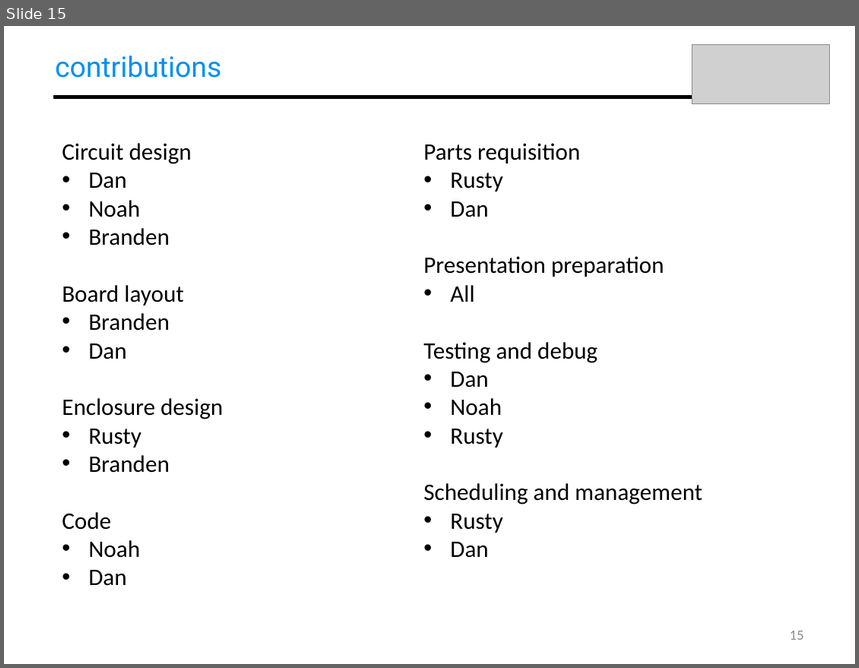
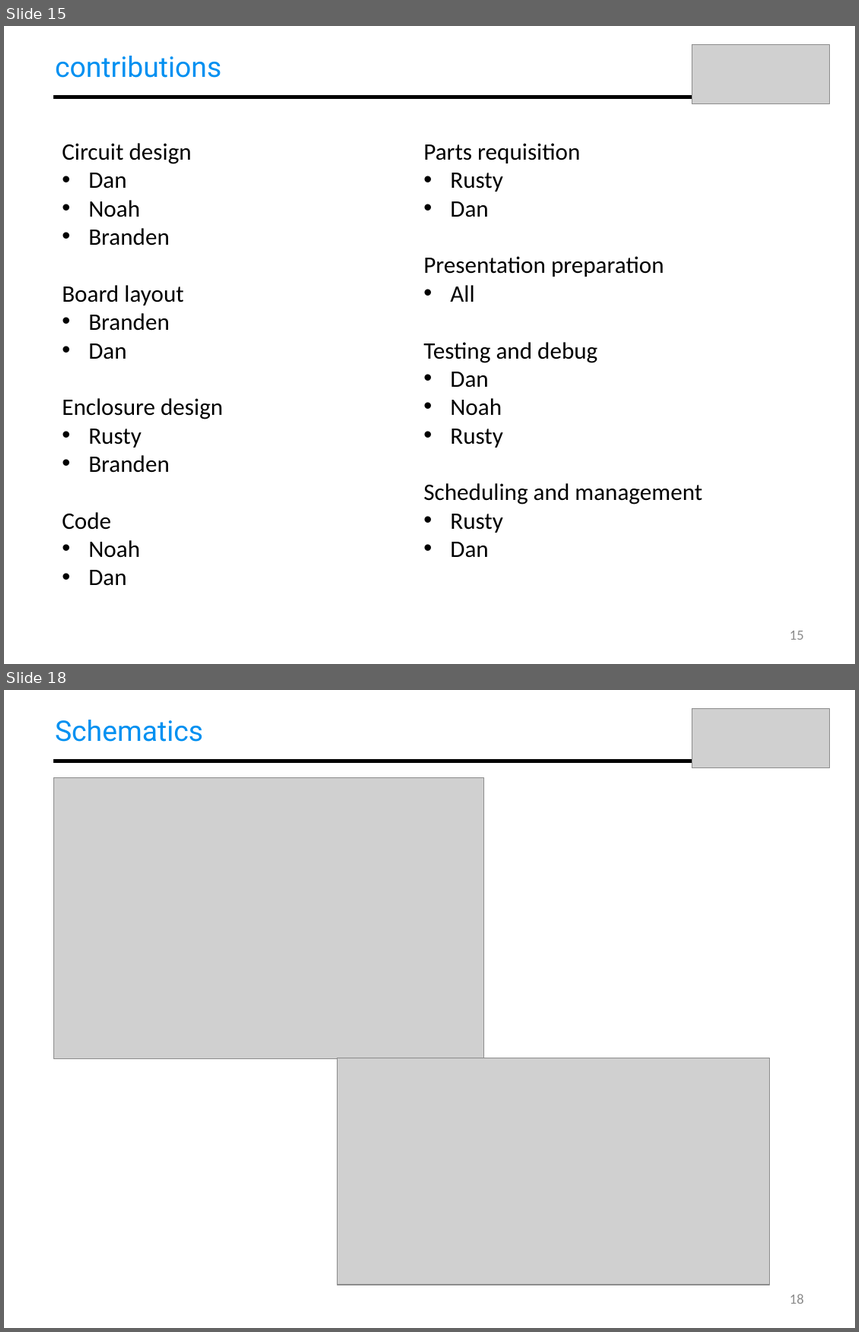
Before and after one commit to dfrister/Practicum2014, a slide deck: Presentation/T04_Presentation.pptx. Shown one above the other, each under a label of ours: slide 15 before the commit, slides 15 and 18 after it; the slides between them are not shown. The pictures are 859x668 and 859x1332 pixels, drawn with LibreOffice and Linux fonts; fonts in the diff are those of the drawing; grey boxes stand for pictures. Boxes give left, top, right and bottom in pixels: in the first picture for what was removed or moved away, otherwise in the second. Text is boxed around its words. In the diff, an @@ line names an element or a change of style, - is before the commit and + after.

```diff
--- a/Presentation/T04_Presentation.pptx
+++ b/Presentation/T04_Presentation.pptx
@@ slide 18 added at (x1=4, y1=690, x2=855, y2=1328), background #FFFFFF @@
@@ picture added at (x1=692, y1=709, x2=829, y2=768) @@
@@ text added at (x1=55, y1=720, x2=203, y2=742), 24 pt, text #0090F1 @@
+Schematics
@@ line added from (692, 761) to (53, 761), #000000 3 pt @@
@@ picture added at (x1=53, y1=777, x2=484, y2=1059) @@
@@ picture added at (x1=338, y1=1058, x2=770, y2=1285) @@
@@ page number added at (x1=790, y1=1294, x2=804, y2=1304), 12 pt, text #8C8C8C @@
+18
```
Also in this commit, not shown: 1 slide changed, 2 other slides added, 1 slide removed.
